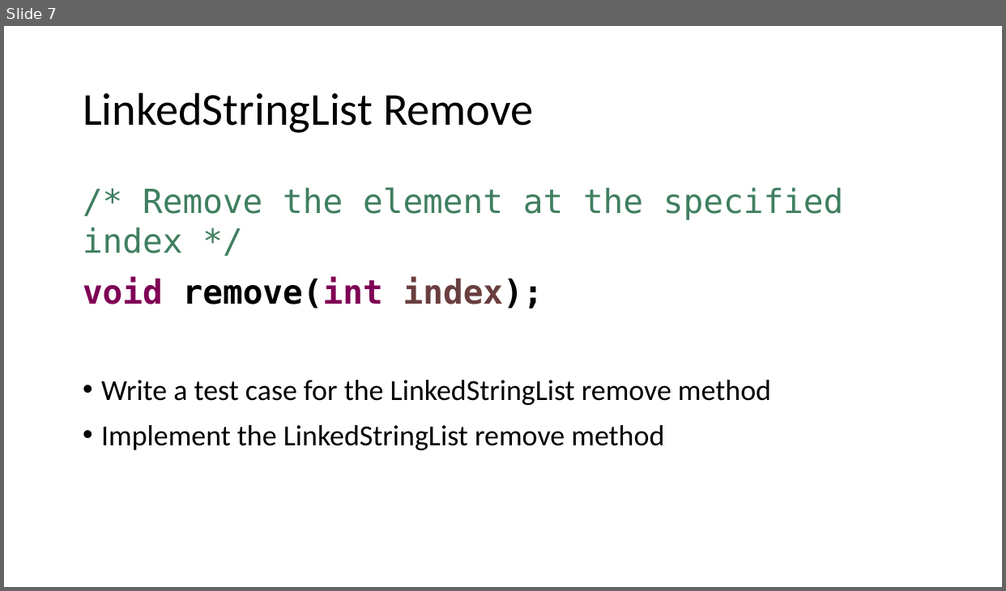
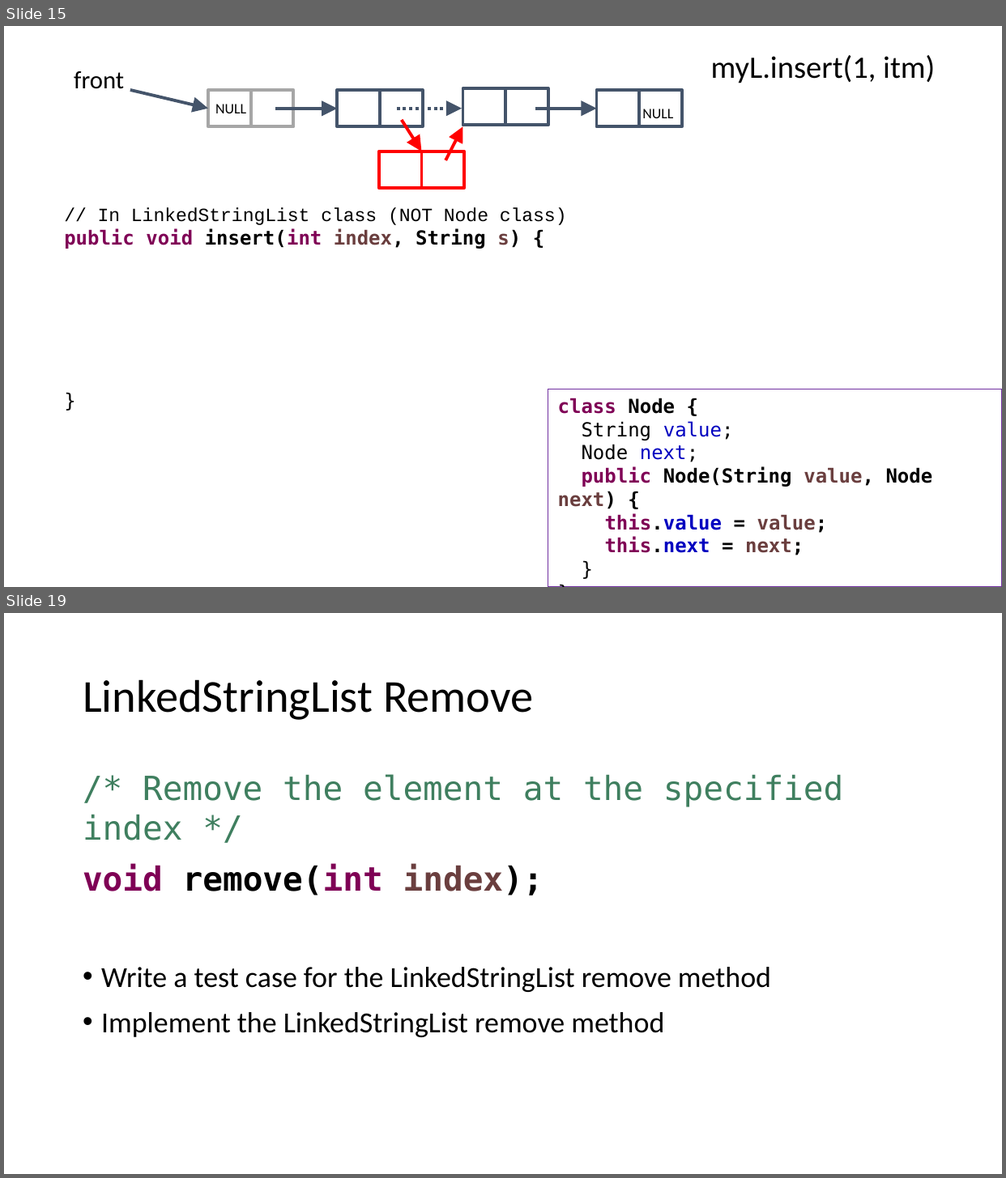
Before and after one commit to ucsd-cse12-w21/ucsd-cse12-w21.github.io, a slide deck: lectures/lecture-05/Lecture-Live C00/Lecture 05 - Lecture.pptx. Shown one above the other, each under a label of ours: slide 7 before the commit, slides 15 and 19 after it; the slides between them are not shown. The pictures are 1006x591 and 1006x1178 pixels, drawn with LibreOffice and Linux fonts; fonts in the diff are those of the drawing. Boxes give left, top, right and bottom in pixels: in the first picture for what was removed or moved away, otherwise in the second. Text is boxed around its words. In the diff, an @@ line names an element or a change of style, - is before the commit and + after.

```diff
--- a/lectures/lecture-05/Lecture-Live C00/Lecture 05 - Lecture.pptx
+++ b/lectures/lecture-05/Lecture-Live C00/Lecture 05 - Lecture.pptx
@@ slide 15 added at [4, 26, 1002, 587], background #FFFFFF @@
@@ text added at [74, 71, 124, 89], 18 pt, text #000000 @@
+front
@@ text added at [711, 55, 935, 84], 22.5 pt, text #000000 @@
+myL.insert(1, itm)
@@ arrow added from (130, 90) to (209, 109), #44546A 2.25 pt @@
@@ rectangle added at [209, 90, 295, 126], outline #A6A6A6 2.25 pt, 10.5 pt, text #000000 @@
+NULL
@@ line added from (250, 90) to (250, 126), #A6A6A6 2.25 pt @@
@@ rectangle added at [337, 90, 423, 126], outline #44546A 2.25 pt @@
@@ line added from (380, 90) to (380, 126), #44546A 2.25 pt @@
@@ rectangle added at [463, 88, 549, 125], outline #44546A 2.25 pt @@
@@ line added from (506, 88) to (506, 125), #44546A 2.25 pt @@
@@ rectangle added at [597, 90, 683, 126], outline #44546A 2.25 pt @@
@@ line added from (640, 90) to (640, 126), #44546A 2.25 pt @@
@@ arrow added from (275, 109) to (337, 109), #44546A 2.25 pt @@
@@ arrow added from (397, 109) to (462, 109), #44546A 2.25 pt dashed @@
@@ arrow added from (401, 120) to (421, 152), #FF0000 2.25 pt @@
@@ arrow added from (535, 109) to (597, 109), #44546A 2.25 pt @@
@@ text added at [642, 109, 673, 118], 10.5 pt, text #000000 @@
+NULL
@@ arrow added from (446, 160) to (463, 126), #FF0000 2.25 pt @@
@@ rectangle added at [379, 152, 465, 189], outline #FF0000 2.25 pt @@
@@ line added from (421, 152) to (421, 189), #FF0000 2.25 pt @@
@@ text added at [64, 208, 567, 249], 13.5 pt, text #000000 @@
+// In LinkedStringList class (NOT Node class)
+public void insert(int index, String s) {
+}
@@ rectangle added at [548, 389, 1002, 587], outline #7030A0 0.75 pt, 14 pt, text #000000, bold @@
+class Node {
+String value;
+Node next;
+public Node(String value, Node next) {
+this.value = value;
+this.next = next;
+}
+}
@@ what was slide 7 is now slide 19 @@
```
Also in this commit, not shown: 2 slides changed, 14 other slides added, 3 slides removed, 3 other files.
